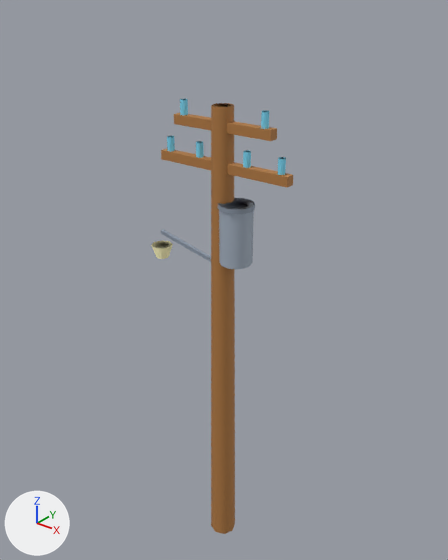
An edit to the glTF model assets/models/power-pole.glb, drawn before and after from the same camera.
Both versions are drawn from a 50 mm camera at (7.62, -9.48, 13.17) aimed at (-0.32, 0.44, 7.02). The axes (+X, +Y, +Z) are drawn at lower left. The lights are the same throughout. The picture after the commit comes second. Vertices at exactly the same position are counted once.

The scene before the commit, as lines of its bpy script (objects in view):
```python
me_modelmesh = bpy.data.meshes.new('ModelMesh')
me_modelmesh.from_pydata(...)  # 198 vertices, 252 faces; spans x -2.05..1.6, y -0.36..0.36, z 0.0..11.0
me_modelmesh.materials.append(mat_defaultvertexcolormaterial)
ob_root = bpy.data.objects.new('Root', me_modelmesh)
ob_root.location = (0.0, 0.0, 0.0)
```
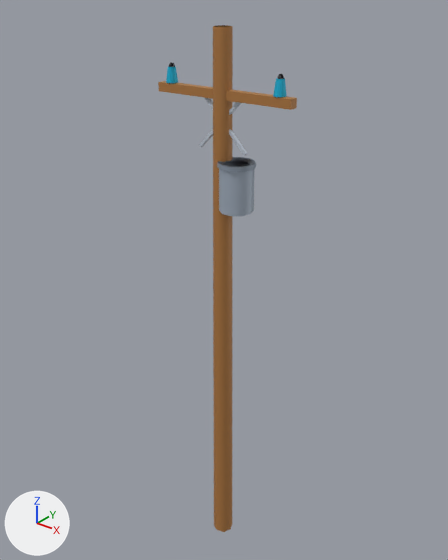
Location of each change, (x1, y1, x2, y2) in pixels of the pictures (448 x 560 px; the box of a moved part takes in the faces that stretch with it):
'Root', reshaped (17% taller)
    before: (151, 99, 293, 534)
    after: (158, 25, 297, 532)
part 1 of me_modelmesh, moved or reshaped
    before: (161, 149, 293, 188)
    after: (158, 81, 297, 110)
part 2 of me_modelmesh, moved or reshaped
    before: (161, 229, 211, 262)
    after: (199, 102, 241, 147)
part 3 of me_modelmesh, added
    after: (205, 98, 247, 155)
part 4 of me_modelmesh, moved or reshaped
    before: (211, 103, 235, 534)
    after: (166, 66, 178, 83)
part 5 of me_modelmesh, added
    after: (273, 78, 287, 97)
part 6 of me_modelmesh, moved or reshaped
    before: (219, 210, 254, 269)
    after: (219, 169, 255, 216)
part 7 of me_modelmesh, moved or reshaped
    before: (218, 198, 255, 214)
    after: (217, 157, 256, 172)
part 8 of me_modelmesh, added (brown)
    after: (213, 25, 233, 532)
part 9 of me_modelmesh, deleted
    before: (151, 99, 286, 259)

The change in detail:
me_modelmesh is used by ob_root; location (0.0, 0.0, 0.0).
me_modelmesh had 198 vertices, 252 faces and spanned x -2.05..1.6, y -0.36..0.36, z 0.0..11.0.
me_modelmesh now has 271 vertices, 386 faces and spans x -1.6..1.6, y -0.36..0.36, z 0.0..12.4.
me_modelmesh part 1: the loose piece of 8 vertices spanning x -1.6..1.6, y -0.1..0.1, z 9.7..9.9 is moved by (0.0, 0.0, 1.4).
me_modelmesh part 2: the loose piece of 8 vertices spanning x -1.79..-0.01, y -0.04..0.04, z 7.58..8.02 is turned -56.5 degrees about the y axis through its middle and scaled by 0.888, then moved by (0.9, 0.0, 2.9).
me_modelmesh part 3: the loose piece of 8 vertices spanning x -1.79..-0.01, y -0.04..0.04, z 7.58..8.02 is copied, and the copy is turned 33.5 degrees about the y axis through its middle and scaled by 0.888, then moved by (0.9, 0.0, 2.9); it spans x -0.59..0.59, y -0.03..0.03, z 10.11..11.29.
me_modelmesh part 4: the loose piece of 19 vertices spanning x -0.32..0.32, y -0.32..0.32, z 0.0..11.0 is scaled about its middle by (0.371, 0.371, 0.0273), then moved by (-1.3, 0.0, 5.95).
me_modelmesh part 5: the loose piece of 19 vertices spanning x -0.32..0.32, y -0.32..0.32, z 0.0..11.0 is copied, and the copy is scaled about its middle by (0.371, 0.371, 0.0273), then moved by (1.3, 0.0, 5.95); it spans x 1.18..1.42, y -0.12..0.12, z 11.3..11.6.
me_modelmesh part 6: the loose piece of 23 vertices spanning x 0.0..0.7, y -0.33..0.33, z 7.8..9.0 is scaled about its middle by (1, 1, 0.75), then moved by (0.0, 0.0, 1.0).
me_modelmesh part 7: the loose piece of 23 vertices spanning x -0.03..0.73, y -0.36..0.36, z 9.0..9.1 is moved by (0.0, 0.0, 0.85).
me_modelmesh part 8: a new loose piece of 19 vertices spanning x -0.25..0.25, y -0.25..0.25, z 0.0..12.4, in mat_defaultvertexcolormaterial.
me_modelmesh part 9: 8 loose pieces with 117 vertices, spanning x -2.05..1.48, y -0.25..0.25, z 7.35..11.0, are deleted.
Other edits to the shape of me_modelmesh do not show in these pictures.
